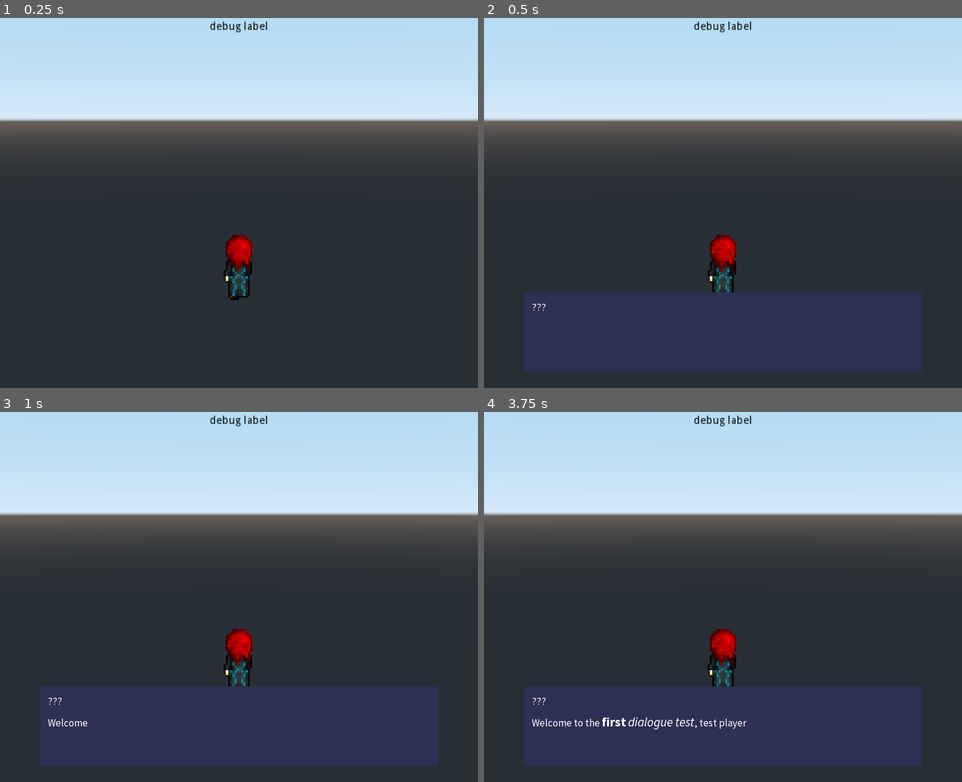
Above: before the commit, frames 1-4 (two rows, left to right).
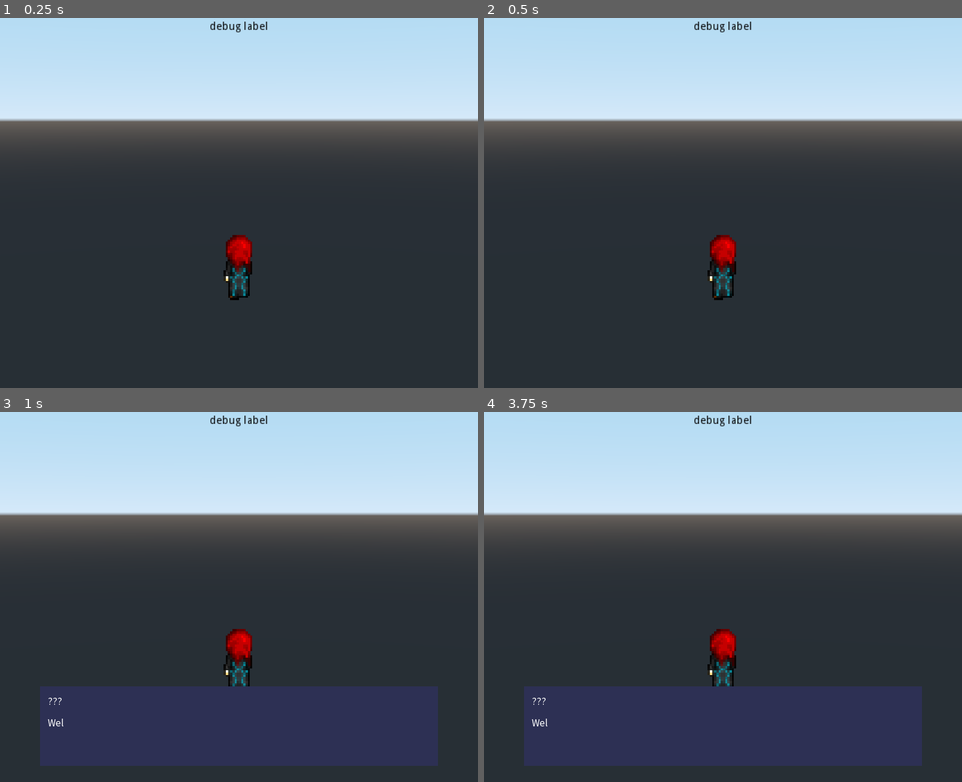
Above: after the commit, the same moments.

Repository: Jantho1990/Pseudo-3D-Layer-Test
Game: Godot game, scene res://maps/DialogueTest/DialogueTestMap.tscn
Two runs of this game, one before a commit and one after it. Both use one fixed random seed, a clock stepped at 60 frames per second and the inputs below. This scene is started directly instead of the project's main scene.
Inputs (mouse positions are in pixels of both pictures, inside the frame that each line leads up to):
- Up to frame 1 (0.25 s): no input
- Up to frame 2 (0.5 s): no input
- Up to frame 3 (1 s): tap Enter (ui_accept) at 0.5, 0.77 s; move the mouse to (344, 571) at 0.52 s; hold E (rotate_right) from 0.53 s (still down); click (344, 571) at 0.67 s
- Up to frame 4 (3.75 s): release E (rotate_right) at 1.25 s; tap Enter (ui_accept) at 1.25, 2, 3.5 s; drag from (627, 608) to (699, 667) at 1.27 s; move the mouse to (770, 508) at 2.02 s; hold E (rotate_right) 2.03-2.75 s; drag from (699, 667) to (579, 534) at 2.77 s; move the mouse to (866, 648) at 3.52 s; hold Q (rotate_left) from 3.53 s (still down)

Frame 1 is identical in both runs. In frame 2, 18% of the frame differs, in the area x 8-92%, y 74-96%; in frame 3, less than 0.1%; in frame 4, 0.4%.

Commit message:
changed dialogue test to start on pressing enter instead of being on a timer; force clean everything when a render command is called

Diff:
--- a/maps/DialogueTest/DialogueTestMap.gd
+++ b/maps/DialogueTest/DialogueTestMap.gd
@@ -8,9 +8,14 @@
 
 # Called when the node enters the scene tree for the first time.
 func _ready():
-  $Timer.connect('timeout', self, '_on_Timer_timeout')
-  $Timer.start(0.5)
+  # $Timer.connect('timeout', self, '_on_Timer_timeout')
+  # $Timer.start(0.5)
   GlobalSignal.listen('test_signal', self, '_on_Test_signal')
+
+
+func _unhandled_input(_event):
+  if Input.is_action_just_pressed('start_dialogue_test'):
+    DialogueHandler.show_dialogue('Test Dialogue 0')
 
 
 # Called every frame. 'delta' is the elapsed time since the previous frame.
--- a/project.godot
+++ b/project.godot
@@ -301,6 +301,11 @@
 "events": [ Object(InputEventKey,"resource_local_to_scene":false,"resource_name":"","device":0,"alt":false,"shift":false,"control":false,"meta":false,"command":false,"pressed":false,"scancode":123,"unicode":0,"echo":false,"script":null)
  ]
 }
+start_dialogue_test={
+"deadzone": 0.5,
+"events": [ Object(InputEventKey,"resource_local_to_scene":false,"resource_name":"","device":0,"alt":false,"shift":false,"control":false,"meta":false,"command":false,"pressed":false,"scancode":16777221,"unicode":0,"echo":false,"script":null)
+ ]
+}
 
 [rendering]
 
--- a/systems/dialogue_handler/renderers/DialogueBoxRenderer.gd
+++ b/systems/dialogue_handler/renderers/DialogueBoxRenderer.gd
@@ -126,6 +126,7 @@
 
 # Renders a dialogue script in a dialogue box.
 func render(dialogue):
+  clean() # Make sure nothing is currently being shown.
   content = dialogue.content
 
   var first_block_name = dialogue.start if dialogue.has('start') else 'first_block'
